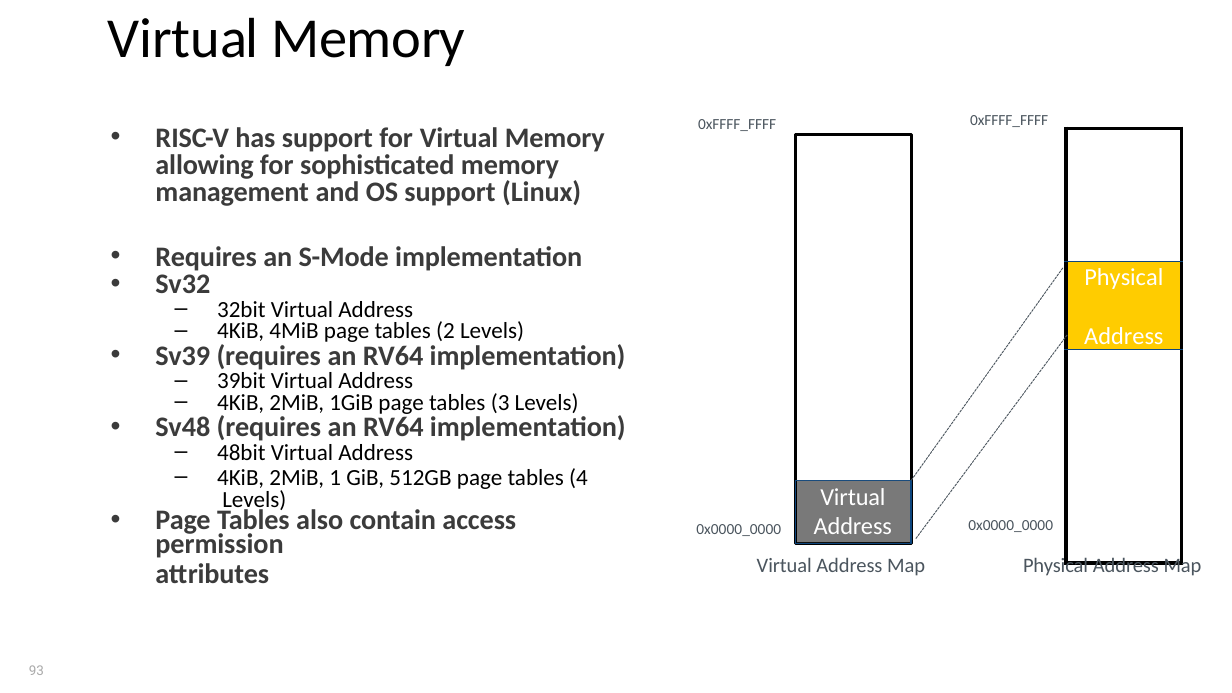
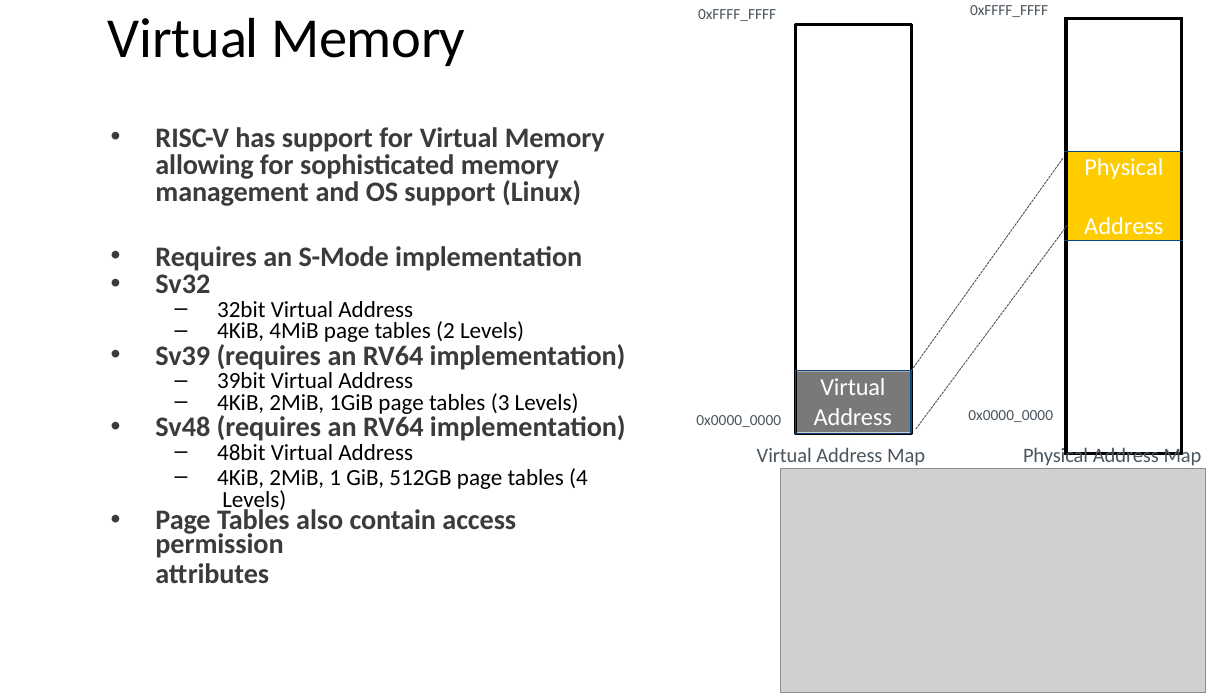
Before and after one commit to PG-DESD/CDAC_Sharing_Data, a slide deck: slide 93 of Microprocessor/TheoryLectures/RISC-V_Theory.pptx. Drawn at 1232x693 pixels with LibreOffice and Linux fonts; fonts in the diff are those of the drawing; grey boxes stand for pictures. Boxes give left, top, right and bottom in pixels: in the first picture for what was removed or moved away, otherwise in the second. Text is boxed around its words. In the diff, an @@ line names an element or a change of style, - is before the commit and + after.

```diff
--- a/Microprocessor/TheoryLectures/RISC-V_Theory.pptx
+++ b/Microprocessor/TheoryLectures/RISC-V_Theory.pptx
@@ 6 texts, 3 freeform shapes, 1 table, 1 rectangle: place and size @@
-6 texts, 3 freeform shapes, 1 table, 1 rectangle at <box>696,115,1202,576</box>
+6 texts, 3 freeform shapes, 1 table, 1 rectangle at <box>696,5,1202,466</box>
@@ picture added at <box>780,469,1205,693</box> @@
@@ page number removed at <box>29,665,44,675</box> @@
-93
```
Also in this commit, not shown: 7 other slides changed, 1 slide added.
